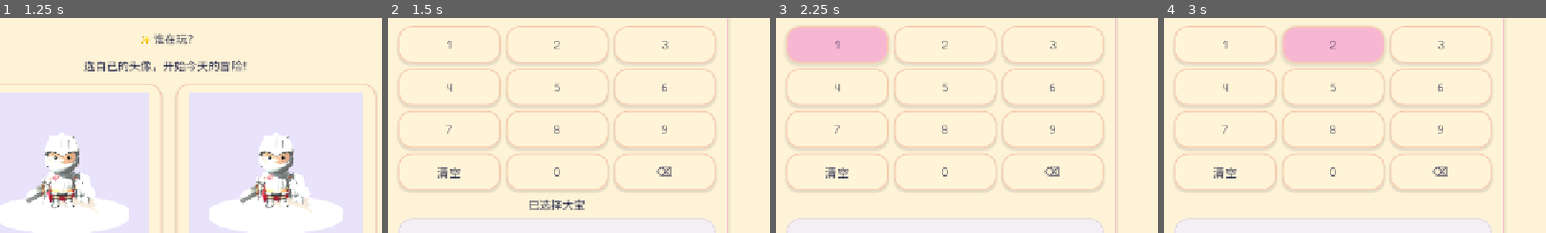
Above: before the commit, frames 1-4 (left to right).
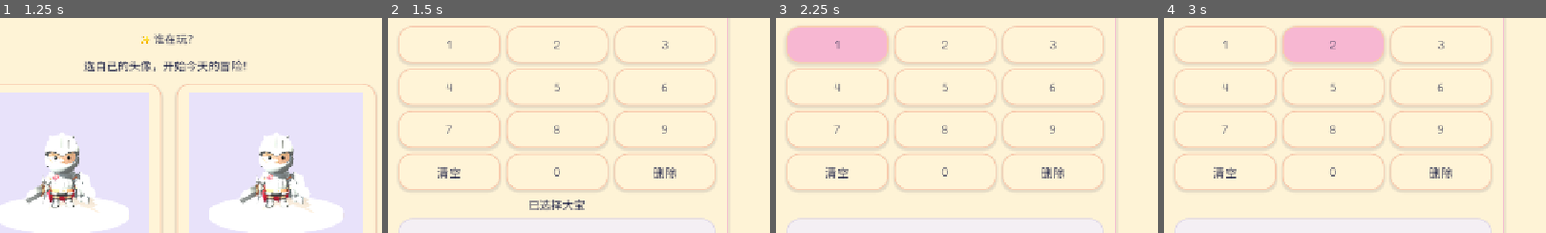
Above: after the commit, the same moments.

Repository: Mrlukahuang/mini-utopia-studio
Game: Godot game, scene res://scenes/main.tscn
Same seed, same stepped clock (60 frames per second), same inputs: the game is played once before the commit and once after it.
Inputs:
- Up to frame 1 (1.25 s): click "Create a Hero" at 0.5 s
- Up to frame 2 (1.5 s): click "👨‍👩‍👧 家长入口" at 1.25 s
- Up to frame 3 (2.25 s): click "1" at 2 s
- Up to frame 4 (3 s): click "2" at 2.75 s
The pictures show only the part of the screen within x 28-78%, y 20-70%; the shares and areas given below are measured in that part.

Frame 1 is identical in both runs. In frame 2, 0.3% of the frame differs, in the area x 69-76%, y 68-75%; in frame 3, 0.3%; in frame 4, 0.3%.

Commit message:
fix(V1-W15-03): use Chinese delete key with supported font glyphs

Diff:
--- a/godot/scripts/family_hero_library.gd
+++ b/godot/scripts/family_hero_library.gd
@@ -259,7 +259,7 @@
         key.name = "Digit" + digit if digit.is_valid_int() else (
             "Clear" if digit == "清空" else "Backspace"
         )
-        key.text = digit
+        key.text = "删除" if digit == "⌫" else digit
         key.custom_minimum_size = Vector2(153, 62)
         key.size_flags_horizontal = Control.SIZE_EXPAND_FILL
         key.pressed.connect(_press_pin_key.bind(digit))
